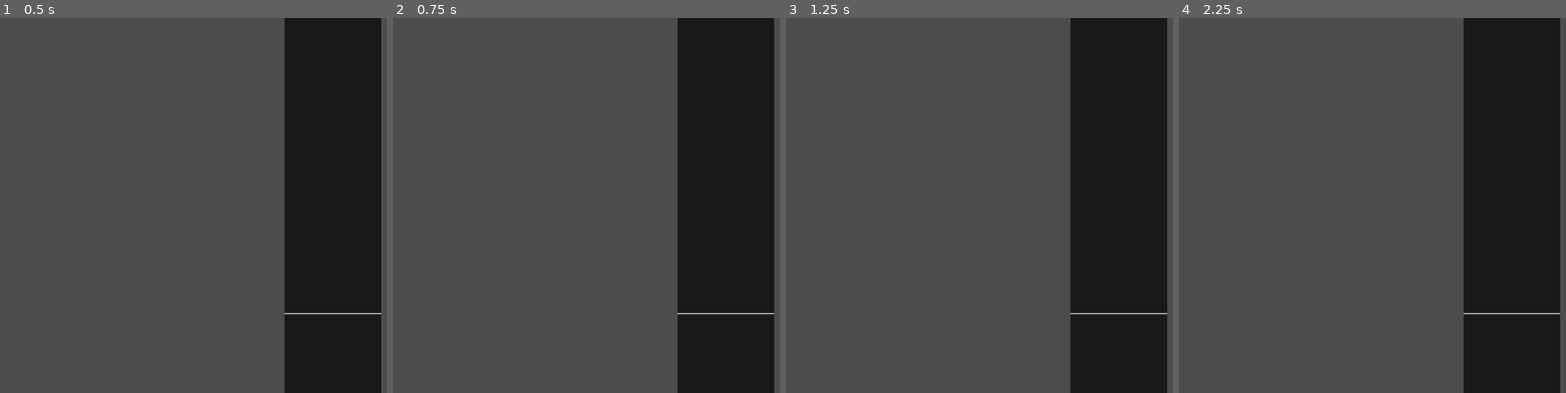
Above: before the commit, frames 1-4 (left to right).
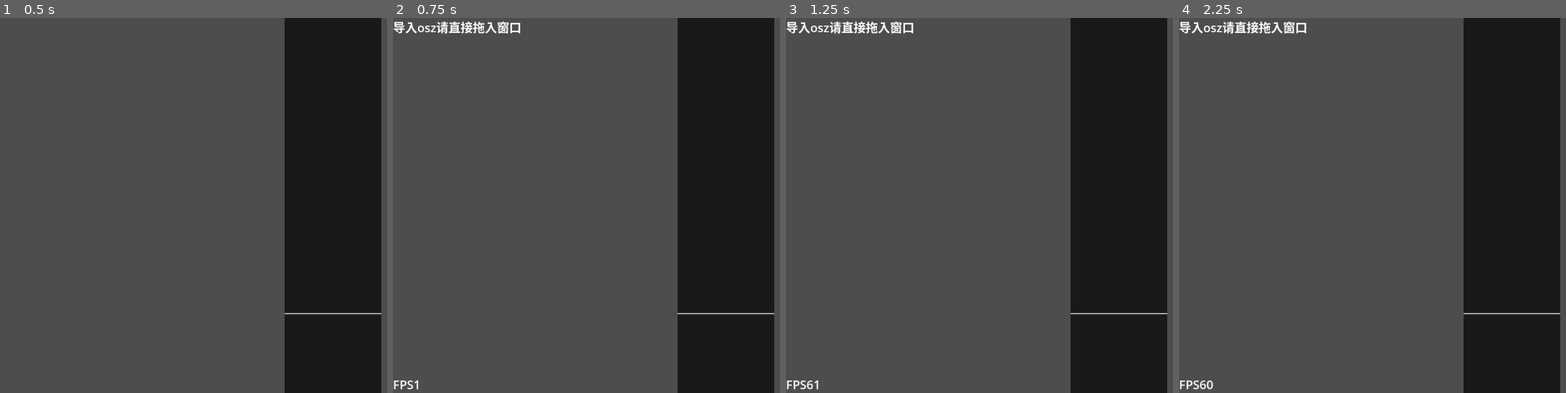
Above: after the commit, the same moments.

Repository: bai-caiye/godot-osu-mania
Game: Godot game, scene res://scenes/game/game.tscn
Two runs of this game, one before a commit and one after it. Both use one fixed random seed, a clock stepped at 60 frames per second and the inputs below.
Inputs:
- Up to frame 1 (0.5 s): no input
- Up to frame 2 (0.75 s): tap Enter at 0.5 s; hold D from 0.53 s (still down); tap F at 0.6 s
- Up to frame 3 (1.25 s): keep holding D; tap Space at 0.77 s
- Up to frame 4 (2.25 s): release D at 1.28 s; hold S 1.28-2.03 s; tap J at 1.35 s; tap Space at 1.52, 2 s; hold D from 2.03 s (still down); tap K at 2.1 s

Frame 1 is identical in both runs. In frame 2, 0.7% of the frame differs, in the area x 0-33%, y 0-100%; in frame 3, 0.7%; in frame 4, 0.7%.

Commit message:
小优化

Diff:
--- a/project.godot
+++ b/project.godot
@@ -62,7 +62,9 @@
 
 [rendering]
 
-occlusion_culling/bvh_build_quality=1
+occlusion_culling/bvh_build_quality=0
+rendering_device/vsync/frame_queue_size=3
+rendering_device/pipeline_cache/save_chunk_size_mb=5.000001
 renderer/rendering_method="mobile"
 textures/vram_compression/import_etc2_astc=true
 textures/default_filters/anisotropic_filtering_level=1
--- a/scenes/game/controller.gd
+++ b/scenes/game/controller.gd
@@ -1,4 +1,4 @@
-extends Control
+extends Node2D
 ##加载音符控制音符移动的脚本
 @export_group("Option")
 @export_global_file("*.osu") var chart_path: String
--- a/scenes/game/game.tscn
+++ b/scenes/game/game.tscn
@@ -6,17 +6,11 @@
 [ext_resource type="Script" uid="uid://noqgsys81fw7" path="res://scenes/game/progress_bar.gd" id="3_lnu2h"]
 [ext_resource type="PackedScene" uid="uid://criwi1eyinjkn" path="res://scenes/game/note/tap_note.tscn" id="4_5i0tg"]
 [ext_resource type="PackedScene" uid="uid://cbedfe6gpqr64" path="res://scenes/game/note/hold_note.tscn" id="5_bdhmt"]
+[ext_resource type="PackedScene" uid="uid://b8usxhka2qd1r" path="res://test/test_menu.tscn" id="7_bdhmt"]
 
-[node name="Controller" type="Control" unique_id=1751518332 node_paths=PackedStringArray("bg", "music", "tracks", "lead_in_timer", "progress_bar", "tap_pool", "hold_pool")]
+[node name="Controller" type="Node2D" unique_id=1466468910 node_paths=PackedStringArray("bg", "music", "tracks", "lead_in_timer", "progress_bar", "tap_pool", "hold_pool")]
 process_mode = 3
 process_priority = 1
-layout_mode = 3
-anchors_preset = 15
-anchor_right = 1.0
-anchor_bottom = 1.0
-grow_horizontal = 2
-grow_vertical = 2
-mouse_filter = 2
 script = ExtResource("2_33cqm")
 chart_path = "D:/Project/Godot project/godot-osu-mania/test/1957541 NAKISO - DOKUZU/NAKISO - DOKUZU (BruhMomentum97) [Scum of the Universe].osu"
 auto_play = true
@@ -32,7 +26,7 @@
 [node name="BG" type="TextureRect" parent="." unique_id=1366531993]
 process_mode = 4
 modulate = Color(0.5, 0.5, 0.5, 1)
-layout_mode = 1
+top_level = true
 anchors_preset = 15
 anchor_right = 1.0
 anchor_bottom = 1.0
@@ -46,9 +40,9 @@
 [node name="Tracks" parent="." unique_id=1244043121 instance=ExtResource("2_dbls1")]
 process_mode = 4
 process_priority = 2
-layout_mode = 1
+top_level = true
 
-[node name="Notes" type="Node2D" parent="." unique_id=1598348401]
+[node name="Notes" type="MultiMeshInstance2D" parent="." unique_id=448185560]
 z_index = 5
 position = Vector2(960, 0)
 
@@ -72,8 +66,8 @@
 
 [node name="ProgressBar" type="ColorRect" parent="." unique_id=479438872 node_paths=PackedStringArray("music")]
 process_mode = 1
+top_level = true
 custom_minimum_size = Vector2(0, 3)
-layout_mode = 1
 anchors_preset = 12
 anchor_top = 1.0
 anchor_right = 1.0
@@ -86,3 +80,5 @@
 script = ExtResource("3_lnu2h")
 music = NodePath("../Music")
 metadata/_edit_lock_ = true
+
+[node name="TestMenu" parent="." unique_id=179995671 instance=ExtResource("7_bdhmt")]
--- a/scenes/game/note/hold_note.gd
+++ b/scenes/game/note/hold_note.gd
@@ -18,5 +18,6 @@
 	body.scale.y = (head_pos - end_pos) / 100.0
 
 func _recycle_init() -> void:
+	visible = false
 	hited = false
 	holding = false
--- a/scenes/game/note/tap_note.gd
+++ b/scenes/game/note/tap_note.gd
@@ -6,4 +6,5 @@
 var hited :bool = false
 
 func _recycle_init() -> void:
+	visible = false
 	hited = false
--- a/scenes/UI/test_menu.tscn
+++ b/test/test_menu.tscn
@@ -1,9 +1,10 @@
 [gd_scene format=3 uid="uid://b8usxhka2qd1r"]
 
-[ext_resource type="Script" uid="uid://b7rakq1sjx0r4" path="res://scenes/UI/test_menu.gd" id="1_3eeys"]
+[ext_resource type="Script" uid="uid://b7rakq1sjx0r4" path="res://test/test_menu.gd" id="1_3eeys"]
 
 [node name="TestMenu" type="Control" unique_id=179995671 node_paths=PackedStringArray("fps", "v_box")]
 process_mode = 3
+top_level = true
 z_index = 10
 layout_mode = 3
 anchors_preset = 15
Renamed: scenes/UI/test_menu.gd -> test/test_menu.gd
Renamed: scenes/UI/test_menu.gd.uid -> test/test_menu.gd.uid
Not shown, added: export_presets.cfg.rej
